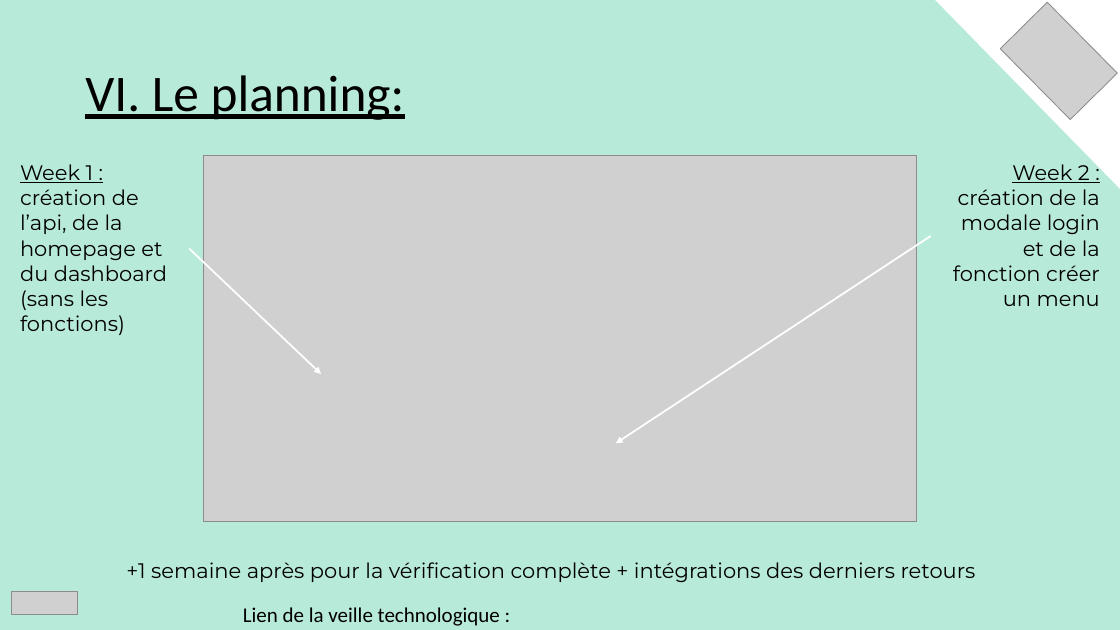
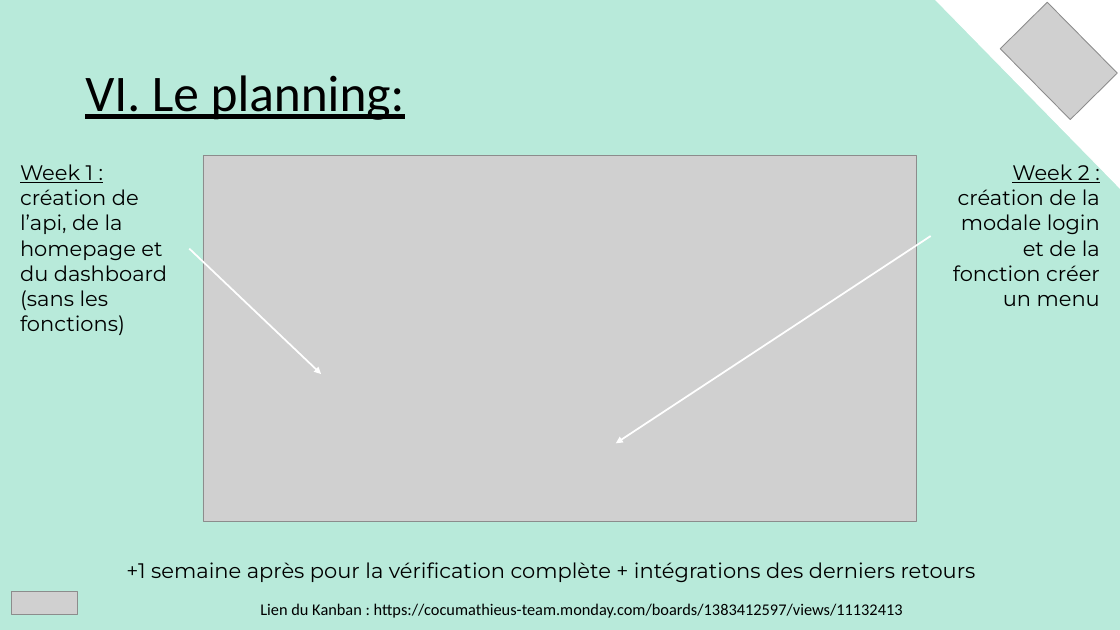
Before and after one commit to mathc28/Qwenta, a slide deck: slide 12 of Plannification.pptx. Drawn at 1120x630 pixels with LibreOffice and Linux fonts; fonts in the diff are those of the drawing; grey boxes stand for pictures. Boxes give left, top, right and bottom in pixels: in the first picture for what was removed or moved away, otherwise in the second. Text is boxed around its words. In the diff, an @@ line names an element or a change of style, - is before the commit and + after.

Commit message:
update veile techno et présentation

```diff
--- a/Plannification.pptx
+++ b/Plannification.pptx
@@ text at box(260, 603, 903, 618): text changed; size 18 to 14 pt @@
-Lien de la veille technologique :
+Lien du Kanban : https://cocumathieus-team.monday.com/boards/1383412597/views/11132413
```
Also in this commit, not shown: 10 other files.
